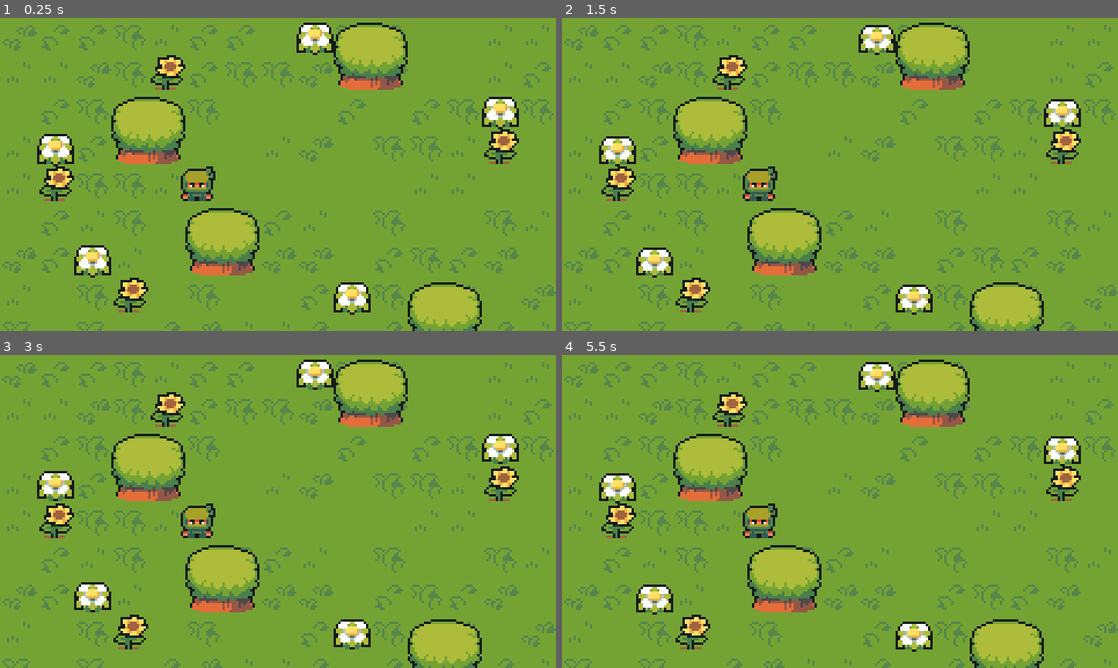
Above: before the commit, frames 1-4 (two rows, left to right).
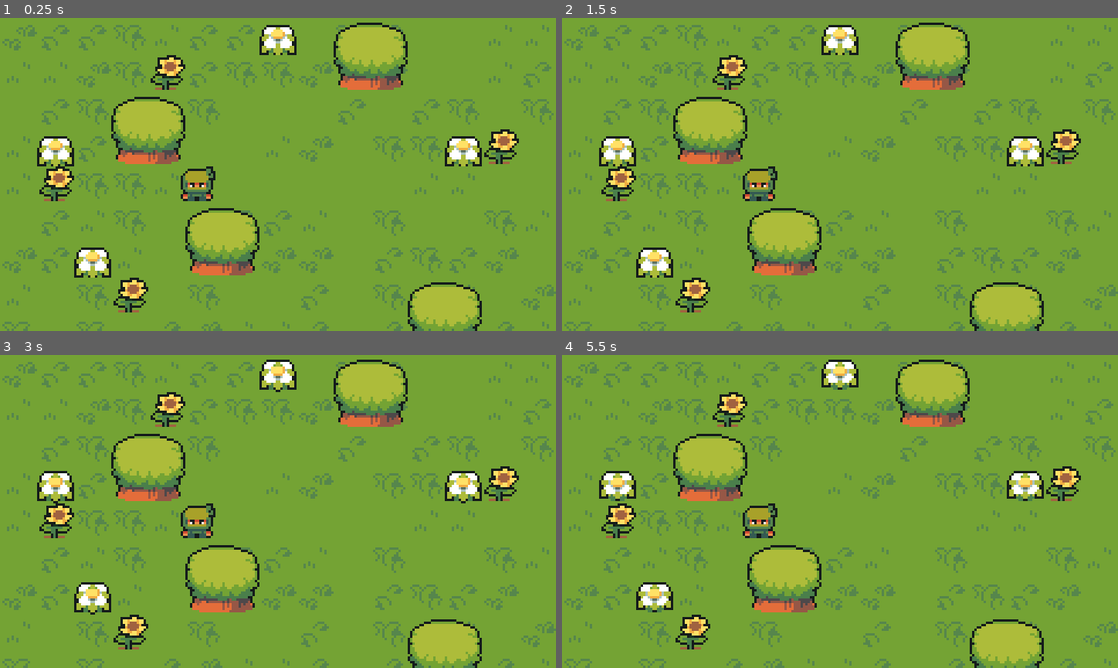
Above: after the commit, the same moments.

Repository: Fcatilizer/ARPG
Game: Godot game, scene res://scenes/world.tscn
The game is run twice, just before and just after one commit, with the same random seed, the same clock (stepped at 60 frames per second) and the same inputs.
Inputs:
- Up to frame 1 (0.25 s): no input
- Up to frame 2 (1.5 s): no input
- Up to frame 3 (3 s): no input
- Up to frame 4 (5.5 s): no input

The runs differ from the first frame. In frame 1, 3.5% of the frame differs, in the area x 6-94%, y 1-95%; in frame 2, 3.2%; in frame 3, 3.1%; in frame 4, 3.4%.

Commit message:
flower collision

Diff:
--- a/scenes/world.tscn
+++ b/scenes/world.tscn
@@ -2531,13 +2531,14 @@
 
 [sub_resource type="TileSetAtlasSource" id="TileSetAtlasSource_33i6n"]
 texture = ExtResource("3_23j5v")
-0:0/animation_frame_0/duration = 0.2
+0:0/animation_frame_0/duration = 0.4
 0:0/animation_frame_1/duration = 0.2
-0:0/animation_frame_2/duration = 0.2
+0:0/animation_frame_2/duration = 0.4
 0:0/animation_frame_3/duration = 0.2
 0:0/0 = 0
 0:0/0/physics_layer_0/linear_velocity = Vector2(0, 0)
 0:0/0/physics_layer_0/angular_velocity = 0.0
+0:0/0/physics_layer_0/polygon_0/points = PackedVector2Array(-8, 0, -6.125, -4.125, 5.875, -4, 8, -0.125, 8, 8, -8, 8)
 
 [sub_resource type="TileSet" id="TileSet_pel3v"]
 physics_layer_0/collision_layer = 1
@@ -2554,11 +2555,11 @@
 layer_0/name = "ground"
 layer_0/tile_data = PackedInt32Array(0, 917504, 12, 65536, 983040, 12, 131072, 720896, 12, 196608, 983040, 12, 262144,  …(3027 unchanged characters)…
 layer_1/name = "foilage"
-layer_1/tile_data = PackedInt32Array(458755, 1, 11, 262145, 1, 11, 196621, 1, 11, 65540, 1, 11, 196609, 3, 0, 393218, 3, 0, 131085, 3, 0, 458761, 3, 0, 8, 3, 0)
+layer_1/tile_data = PackedInt32Array(458755, 1, 11, 262145, 1, 11, 196621, 1, 11, 65540, 1, 11)
 layer_2/name = "trees"
 layer_2/y_sort_enabled = true
 layer_2/z_index = 1
-layer_2/tile_data = PackedInt32Array(393221, 1, 0, 196611, 1, 0, 65545, 1, 0, 524299, 1, 0)
+layer_2/tile_data = PackedInt32Array(393221, 1, 0, 196611, 1, 0, 65545, 1, 0, 524299, 1, 0, 393218, 3, 0, 196609, 3, 0, 7, 3, 0, 196620, 3, 0)
 
 [node name="Player" parent="TileMap" instance=ExtResource("1_ocdpo")]
 position = Vector2(85, 79)
